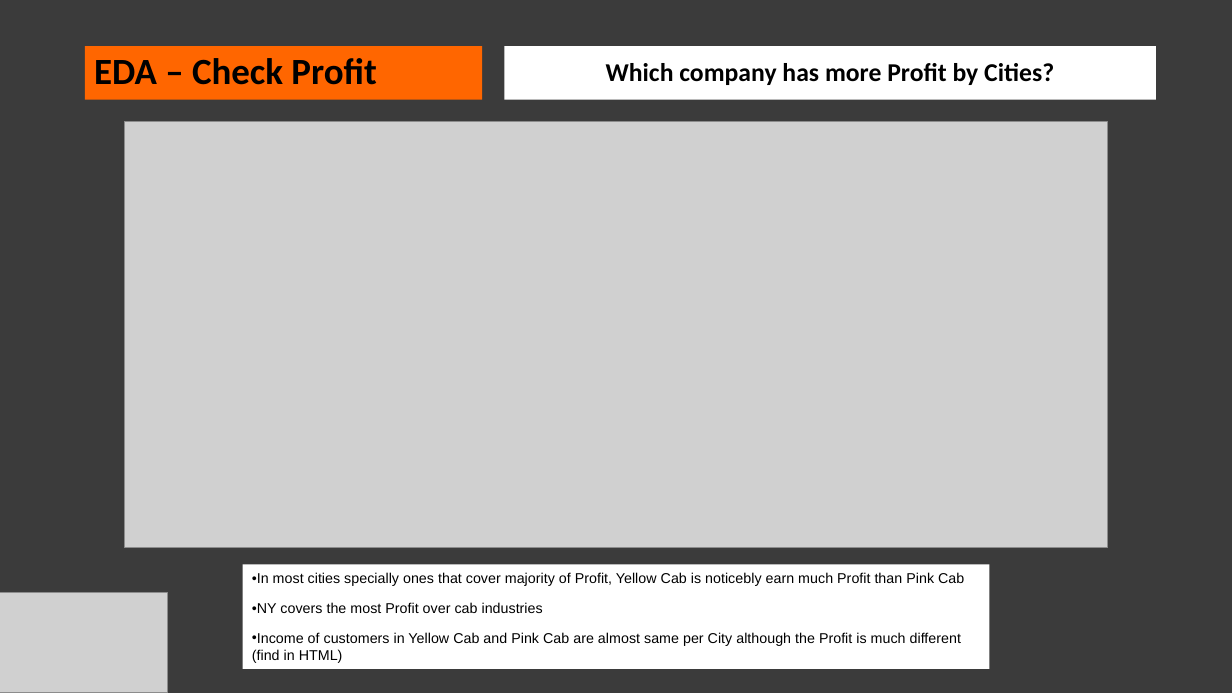
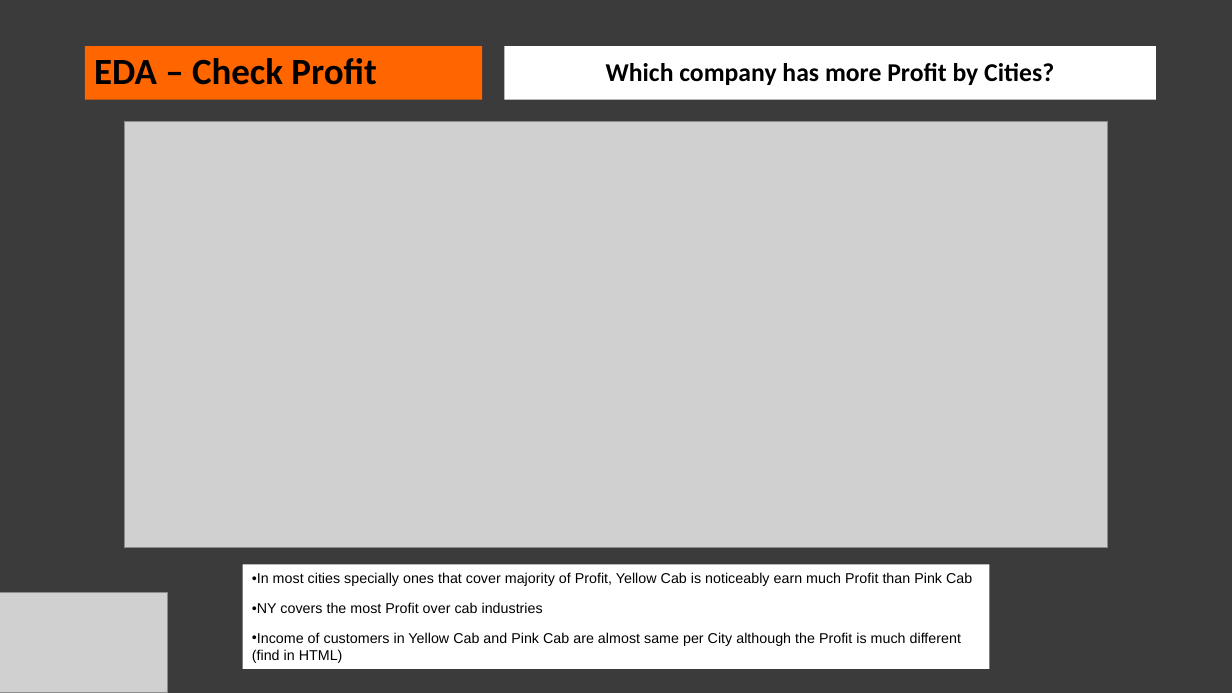
Before and after one commit to Niyusha-Baghayi/DG-Week-3, a slide deck: slide 8 of G2M insight for Cab Investment firm.pptx. Drawn at 1232x693 pixels with LibreOffice and Linux fonts; fonts in the diff are those of the drawing; grey boxes stand for pictures. Boxes give left, top, right and bottom in pixels: in the first picture for what was removed or moved away, otherwise in the second. Text is boxed around its words. In the diff, an @@ line names an element or a change of style, - is before the commit and + after.

```diff
--- a/G2M insight for Cab Investment firm.pptx
+++ b/G2M insight for Cab Investment firm.pptx
@@ text in rectangle at (252, 572, 972, 586): text changed @@
-• In most cities specially ones that cover majority of Profit, Yellow Cab is noticebly earn much Profit than Pink Cab
+• In most cities specially ones that cover majority of Profit, Yellow Cab is noticeably earn much Profit than Pink Cab
```
Also in this commit, not shown: 3 other slides changed.
